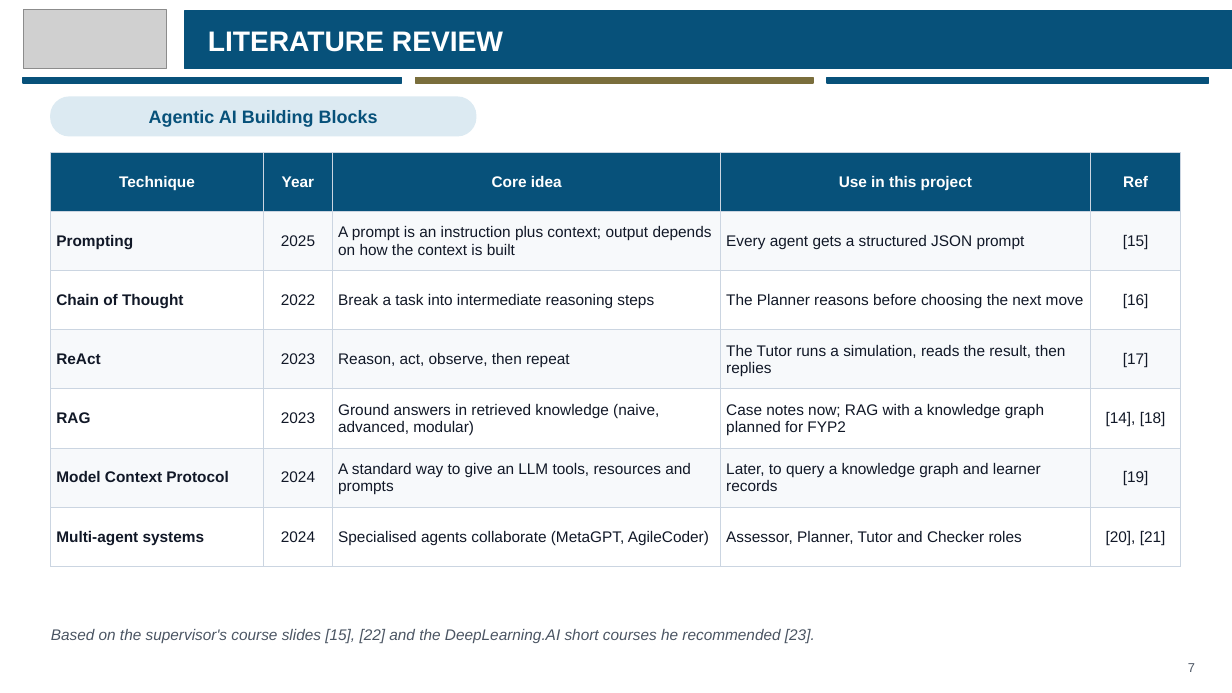
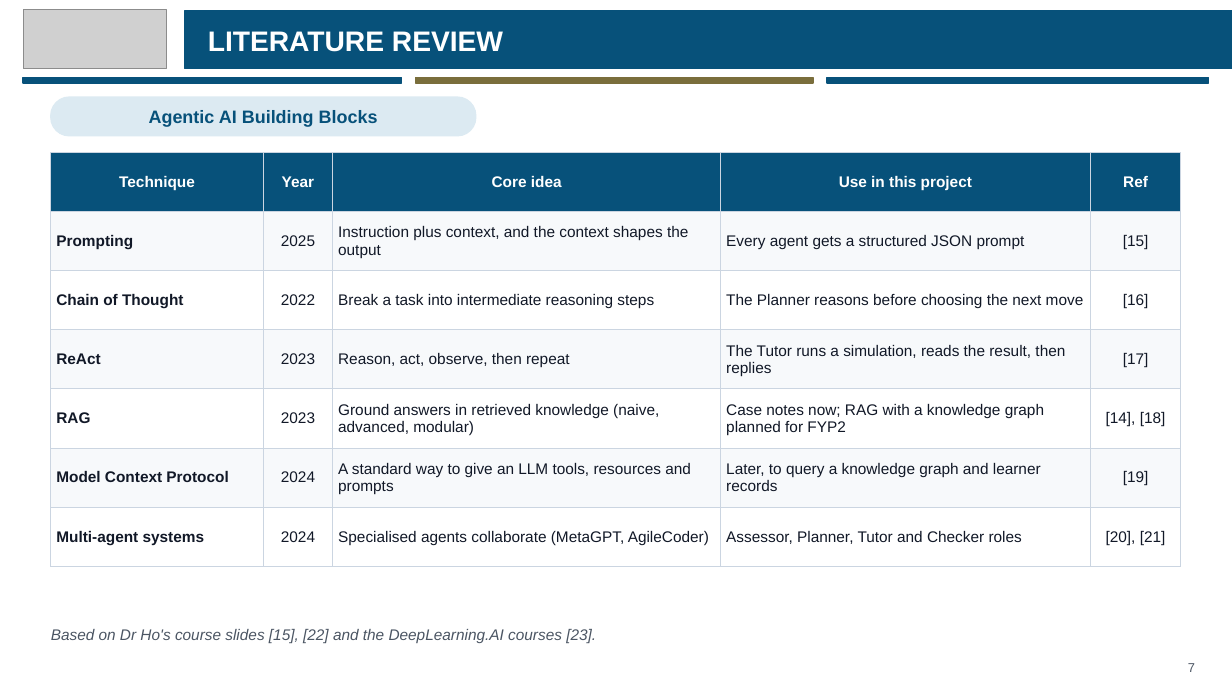
Before and after one commit to eusoffamir/Socratic-AI, a slide deck: slide 7 of docs/defence/Socratic AI Proposal Defence.pptx. Drawn at 1232x693 pixels with LibreOffice and Linux fonts; fonts in the diff are those of the drawing; grey boxes stand for pictures. Boxes give left, top, right and bottom in pixels: in the first picture for what was removed or moved away, otherwise in the second. Text is boxed around its words. In the diff, an @@ line names an element or a change of style, - is before the commit and + after.

```diff
--- a/docs/defence/Socratic AI Proposal Defence.pptx
+++ b/docs/defence/Socratic AI Proposal Defence.pptx
@@ table at (51,152,1181,567) @@
-row 2, column 3: A prompt is an instruction plus context; output depends on how the context is built
+row 2, column 3: Instruction plus context, and the context shapes the output
@@ text at (51,629,596,643): text changed @@
-Based on the supervisor's course slides [15], [22] and the DeepLearning.AI short courses he recommended [23].
+Based on Dr Ho's course slides [15], [22] and the DeepLearning.AI courses [23].
```
Also in this commit, not shown: 13 other slides changed, 5 other files.
